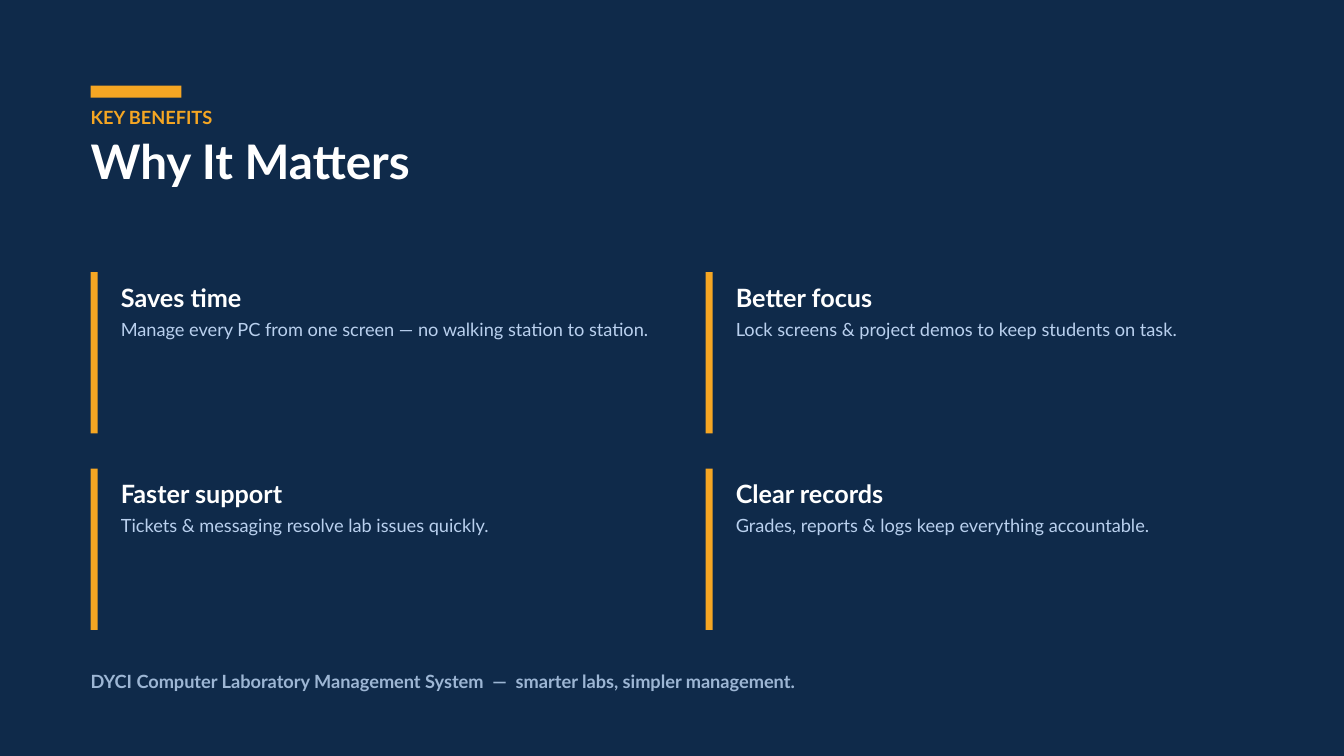
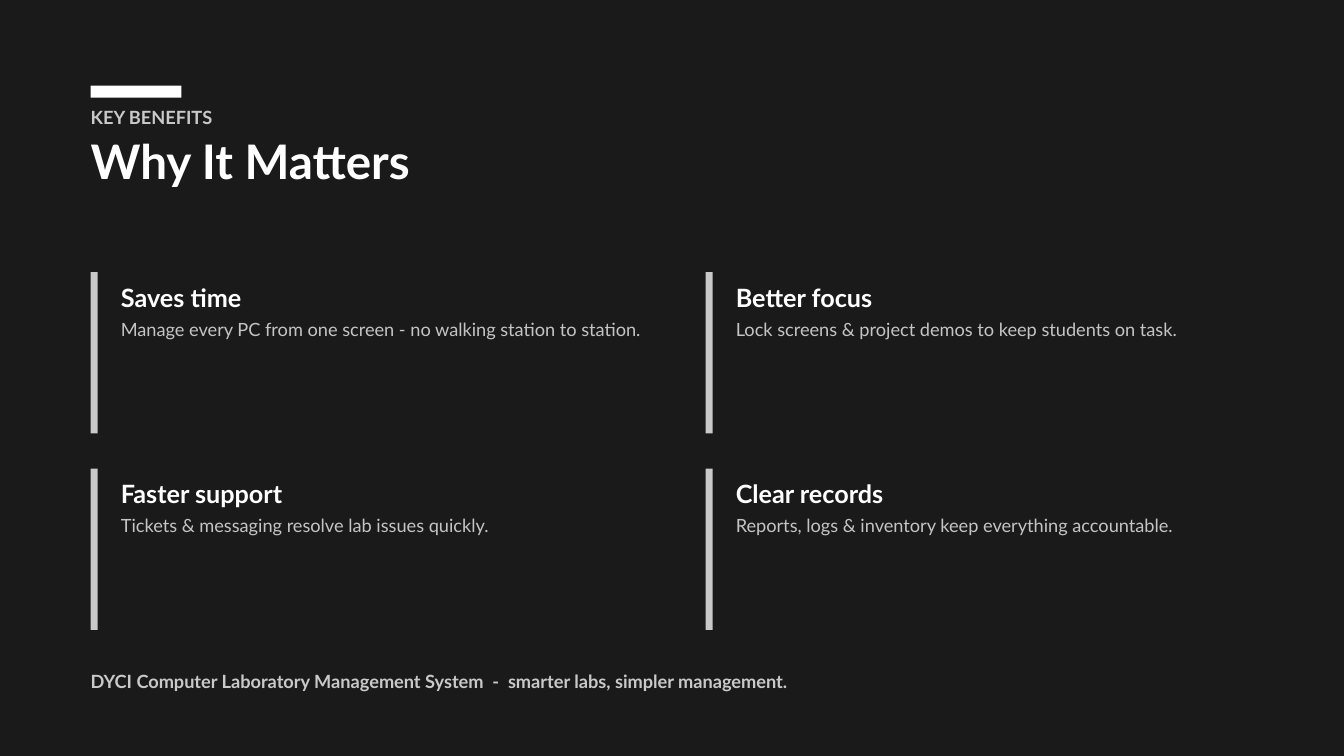
Before and after one commit to raphaelivanschool-sudo/DYCICLMSREAL, a slide deck: slide 7 of DYCI_CLMS_Presentation.pptx (slide 8 before the commit). Drawn at 1344x756 pixels with LibreOffice and Linux fonts; fonts in the diff are those of the drawing. Boxes give left, top, right and bottom in pixels: in the first picture for what was removed or moved away, otherwise in the second. Text is boxed around its words. In the diff, an @@ line names an element or a change of style, - is before the commit and + after.

Commit message:
Enhance dashboard statistics and UI components
- Updated the `/stats` endpoint to include detailed ticket statistics using the Ticket model.
- Removed placeholder values for session statistics and recent logs in the dashboard.
- Improved the AdminLayout and Login components to handle logo loading errors gracefully.
- Refactored the Dashboard component to remove unused session statistics and adjusted the layout.
- Enhanced the Hardware Inventory page to correctly unwrap API response data.
- Simplified the SessionDashboard component by removing unnecessary state and effects, and improved session duration display.
- Added a new PowerPoint presentation file for project documentation.

```diff
--- a/DYCI_CLMS_Presentation.pptx
+++ b/DYCI_CLMS_Presentation.pptx
@@ rectangle at [0,0,1344,756]: fill #0F2A4A to #1A1A1A @@
@@ rectangle at [91,86,181,98]: fill #F5A623 to #FFFFFF @@
@@ text at [91,110,212,124]: text colour #F5A623 to #C9C9C9 in "KEY BENEFITS" @@
@@ text at [121,322,640,340]: text changed; text colour #B9D0EE to #C4C4C4 @@
-Manage every PC from one screen — no walking station to station.
+Manage every PC from one screen - no walking station to station.
@@ text at [736,322,1177,340]: text colour #B9D0EE to #C4C4C4 in "Lock screens & project demos to keep ..." @@
@@ fill #F5A623 to #C9C9C9 in 4 elements at [91,272,98,434], [706,272,713,434], [91,469,98,630], [706,469,713,630] @@
@@ text at [121,518,489,536]: text colour #B9D0EE to #C4C4C4 in "Tickets & messaging resolve lab issues quickly." @@
@@ text at [736,518,1172,536]: text changed; text colour #B9D0EE to #C4C4C4 @@
-Grades, reports & logs keep everything accountable.
+Reports, logs & inventory keep everything accountable.
@@ text at [91,674,787,692]: text changed; text colour #9DB6D4 to #C9C9C9 @@
-DYCI Computer Laboratory Management System — smarter labs, simpler management.
+DYCI Computer Laboratory Management System - smarter labs, simpler management.
```
Also in this commit, not shown: 6 other slides changed, 1 slide removed, 10 other files.
